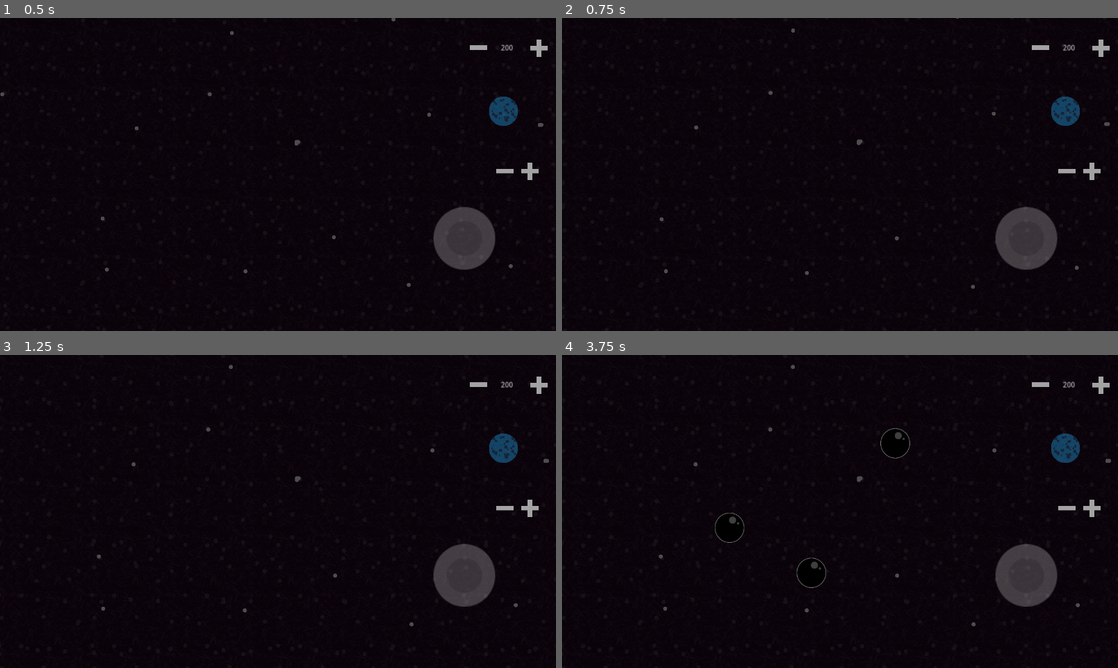
Above: before the commit, frames 1-4 (two rows, left to right).
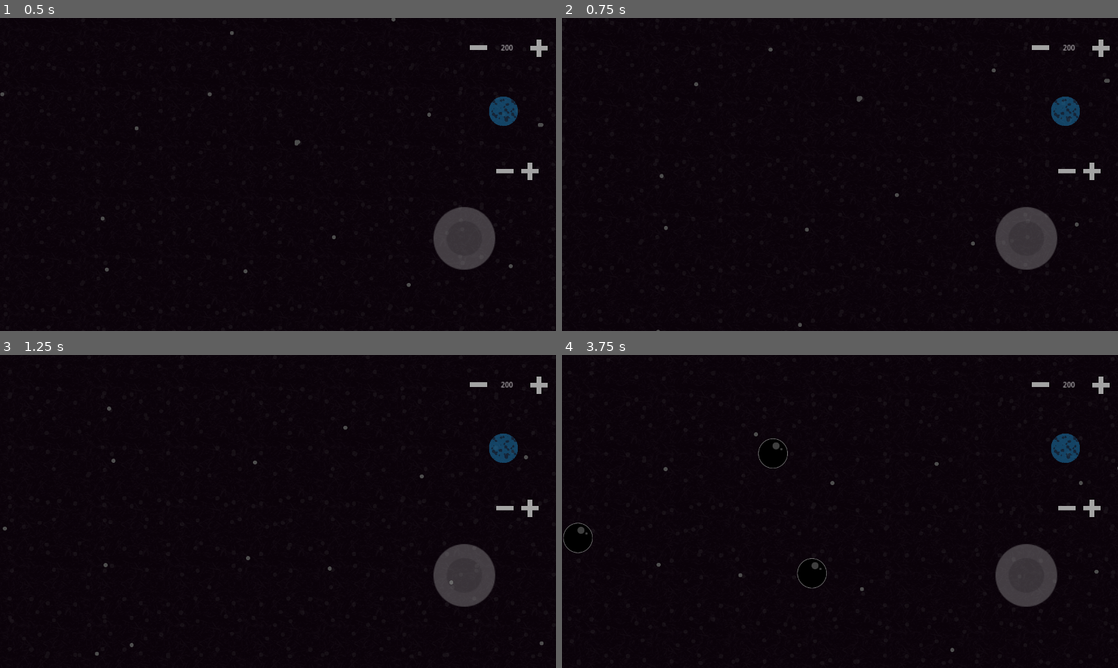
Above: after the commit, the same moments.

Repository: ArielLeiva/SimulacionGravitacional
Game: Godot game, scene res://scenes/space.tscn
Two runs of this game, one before a commit and one after it. Both use one fixed random seed, a clock stepped at 60 frames per second and the inputs below.
Inputs (mouse positions are in pixels of both pictures, inside the frame that each line leads up to):
- Up to frame 1 (0.5 s): no input
- Up to frame 2 (0.75 s): tap Enter at 0.5 s; move the mouse to (962, 158) at 0.52 s; hold Down (camera_down, bound only after the commit) from 0.53 s (still down); click (962, 158) at 0.67 s
- Up to frame 3 (1.25 s): keep holding Down (camera_down, bound only after the commit); tap Left (camera_left, bound only after the commit) at 0.8 s
- Up to frame 4 (3.75 s): release Down (camera_down, bound only after the commit) at 1.25 s; drag from (728, 527) to (812, 574) at 1.27 s; tap Space (start_stop) at 2 s; move the mouse to (895, 442) at 2.02 s; hold Right (camera_right, bound only after the commit) 2.03-2.75 s; click (895, 442) at 2.17 s; tap Up (camera_up, bound only after the commit) at 2.3 s; drag from (812, 574) to (673, 464) at 2.77 s; move the mouse to (1006, 558) at 3.52 s; hold Middle mouse button (drag_camera, bound only after the comm… from 3.53 s (still down); click (1006, 558) at 3.67 s

Frame 1 is identical in both runs. In frame 2, 0.2% of the frame differs, in the area x 17-99%, y 0-100%; in frame 3, 0.2%; in frame 4, 0.6%, in the area x 0-100%, y 3-95%.

Commit message:
Agregada funcionalidad básica de drag de la cámara

Diff:
--- a/project.godot
+++ b/project.godot
@@ -67,6 +67,31 @@
 "events": [Object(InputEventMouseButton,"resource_local_to_scene":false,"resource_name":"","device":-1,"window_id":0,"a …(258 unchanged characters)…
 ]
 }
+camera_up={
+"deadzone": 0.5,
+"events": [Object(InputEventKey,"resource_local_to_scene":false,"resource_name":"","device":-1,"window_id":0,"alt_pressed":false,"shift_pressed":false,"ctrl_pressed":false,"meta_pressed":false,"pressed":false,"keycode":0,"physical_keycode":4194320,"key_label":0,"unicode":0,"echo":false,"script":null)
+]
+}
+camera_down={
+"deadzone": 0.5,
+"events": [Object(InputEventKey,"resource_local_to_scene":false,"resource_name":"","device":-1,"window_id":0,"alt_pressed":false,"shift_pressed":false,"ctrl_pressed":false,"meta_pressed":false,"pressed":false,"keycode":0,"physical_keycode":4194322,"key_label":0,"unicode":0,"echo":false,"script":null)
+]
+}
+camera_left={
+"deadzone": 0.5,
+"events": [Object(InputEventKey,"resource_local_to_scene":false,"resource_name":"","device":-1,"window_id":0,"alt_pressed":false,"shift_pressed":false,"ctrl_pressed":false,"meta_pressed":false,"pressed":false,"keycode":0,"physical_keycode":4194319,"key_label":0,"unicode":0,"echo":false,"script":null)
+]
+}
+camera_right={
+"deadzone": 0.5,
+"events": [Object(InputEventKey,"resource_local_to_scene":false,"resource_name":"","device":-1,"window_id":0,"alt_pressed":false,"shift_pressed":false,"ctrl_pressed":false,"meta_pressed":false,"pressed":false,"keycode":0,"physical_keycode":4194321,"key_label":0,"unicode":0,"echo":false,"script":null)
+]
+}
+drag_camera={
+"deadzone": 0.5,
+"events": [Object(InputEventMouseButton,"resource_local_to_scene":false,"resource_name":"","device":-1,"window_id":0,"alt_pressed":false,"shift_pressed":false,"ctrl_pressed":false,"meta_pressed":false,"button_mask":4,"position":Vector2(370, 7),"global_position":Vector2(374, 48),"factor":1.0,"button_index":3,"canceled":false,"pressed":true,"double_click":false,"script":null)
+]
+}
 
 [input_devices]
 
--- a/scripts/movecam.gd
+++ b/scripts/movecam.gd
@@ -2,20 +2,48 @@
 
 @onready var txt = $TextEdit
 @onready var prev = $prev
-@export var speed: float
+@export var speed: float = 500
+var drag_held: bool = false
 
 var min = Vector2(0.2,0.2)
 var max = Vector2(2,2)
 var des_zoom = Vector2(1,1)
 var zoom_speed = 0.1
+# Used for camera drag
+var old_offset = Vector2.ZERO
+var old_mouse = Vector2.ZERO
+
 
 func camera_to_global(coordinate):
 	return coordinate * (1/zoom.x) - Vector2(-640*(1-1/zoom.x),-360*(1-1/zoom.x)) + offset
 
 func _process(delta):
-	position.x += speed
+	#position.x += speed
 	des_zoom = clamp(des_zoom, min, max)
 	zoom = lerp(zoom, des_zoom, 0.1)
+
+	var vel = Vector2(0,0)
+	if Input.is_action_pressed("camera_up"):
+		vel.y -= 1
+	if Input.is_action_pressed("camera_down"):
+		vel.y += 1
+	if Input.is_action_pressed("camera_left"):
+		vel.x -= 1
+	if Input.is_action_pressed("camera_right"):
+		vel.x += 1
+
+	if (!drag_held and Input.is_action_pressed("drag_camera")):
+		drag_held = true
+		old_offset = offset
+		old_mouse = (get_viewport().get_mouse_position())
+	elif drag_held:
+		offset = old_offset + (1/zoom.x)*(old_mouse - get_viewport().get_mouse_position())
+		if Input.is_action_just_released("drag_camera"):
+			drag_held = false
+
+	vel = vel.normalized()
+
+	offset += delta * speed *vel
 
 func _unhandled_input(event):
 	if event is InputEventMouseButton:
